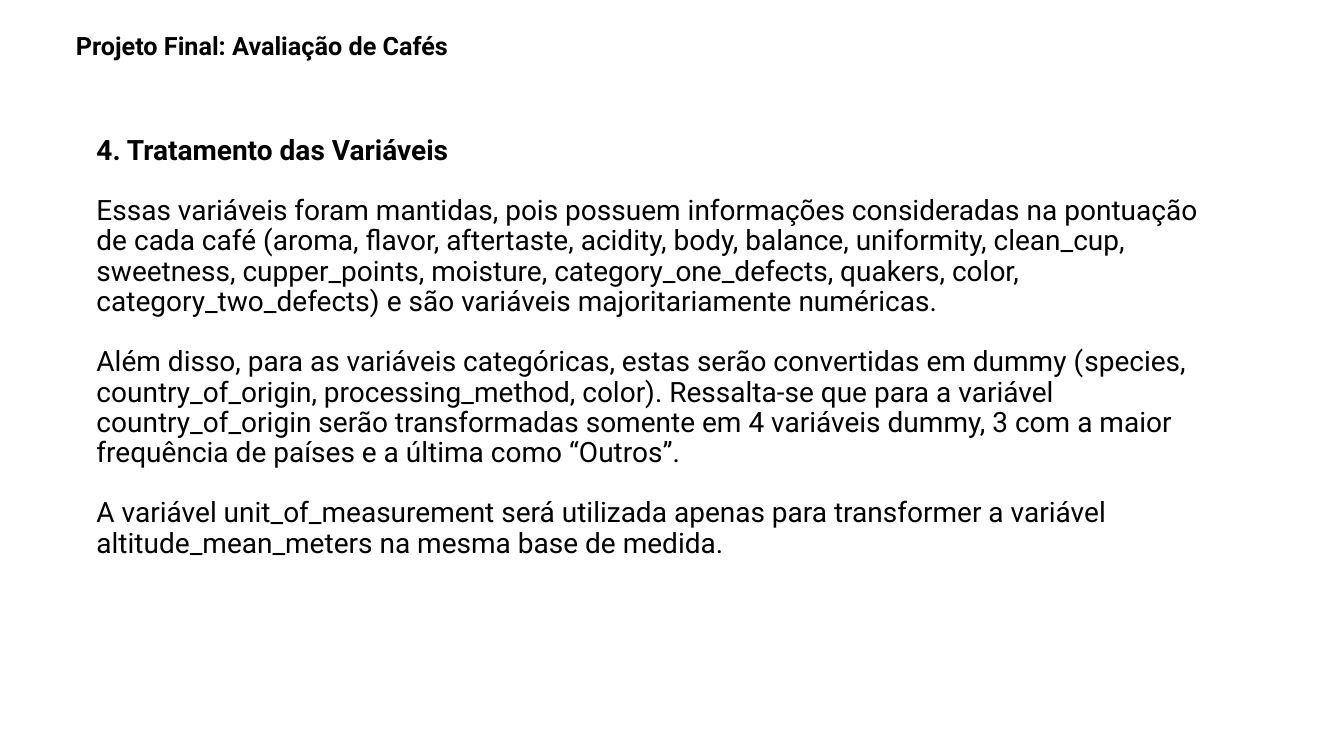
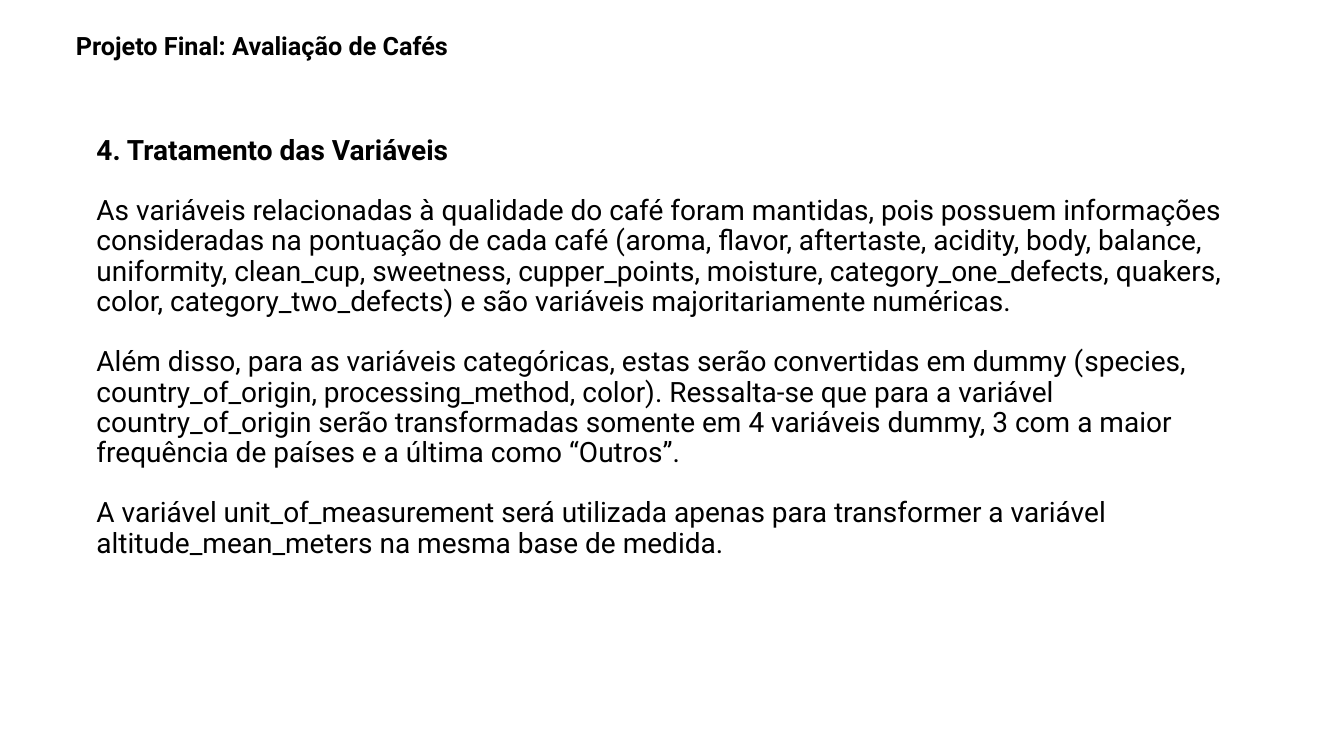
Before and after one commit to mconjaud/TrabalhoFinalAEM2, a slide deck: slide 5 of ProjetoFinal_Avaliacao_de_Cafes.pptx. Drawn at 1344x756 pixels with LibreOffice and Linux fonts; fonts in the diff are those of the drawing; background and template pictures are left out. Boxes give left, top, right and bottom in pixels: in the first picture for what was removed or moved away, otherwise in the second. Text is boxed around its words. In the diff, an @@ line names an element or a change of style, - is before the commit and + after.

Commit message:
PPT e Excel finais
criei um novo excel (final blackboard) para subir no blackboard

```diff
--- a/ProjetoFinal_Avaliacao_de_Cafes.pptx
+++ b/ProjetoFinal_Avaliacao_de_Cafes.pptx
@@ title at (96, 139, 1221, 555): text changed @@
-4. Tratamento das Variáveis
-Essas variáveis foram mantidas, pois possuem informações consideradas na pontuação de cada café (aroma, flavor, aftertaste, acidity, body, balance, uniformity, clean_cup, sweetness, cupper_points, moisture, category_one_defects, quakers, color, category_two_defects) e são variáveis majoritariamente numéricas.
-Além disso, para as variáveis categóricas, estas serão convertidas em dummy (species, country_of_origin, processing_method, color). Ressalta-se que para a variável country_of_origin serão transformadas somente em 4 variáveis dummy, 3 com a maior frequência de países e a última como “Outros”.
-A variável unit_of_measurement será utilizada apenas para transformer a variável altitude_mean_meters na mesma base de medida.
+4. Tratamento das Variáveis
+As variáveis relacionadas à qualidade do café foram mantidas, pois possuem informações consideradas na pontuação de cada café (aroma, flavor, aftertaste, acidity, body, balance, uniformity, clean_cup, sweetness, cupper_points, moisture, category_one_defects, quakers, color, category_two_defects) e são variáveis majoritariamente numéricas.
+Além disso, para as variáveis categóricas, estas serão convertidas em dummy (species, country_of_origin, processing_method, color). Ressalta-se que para a variável country_of_origin serão transformadas somente em 4 variáveis dummy, 3 com a maior frequência de países e a última como “Outros”.
+A variável unit_of_measurement será utilizada apenas para transformer a variável altitude_mean_meters na mesma base de medida.
```
Also in this commit, not shown: 1 other slide changed, 2 other files.
